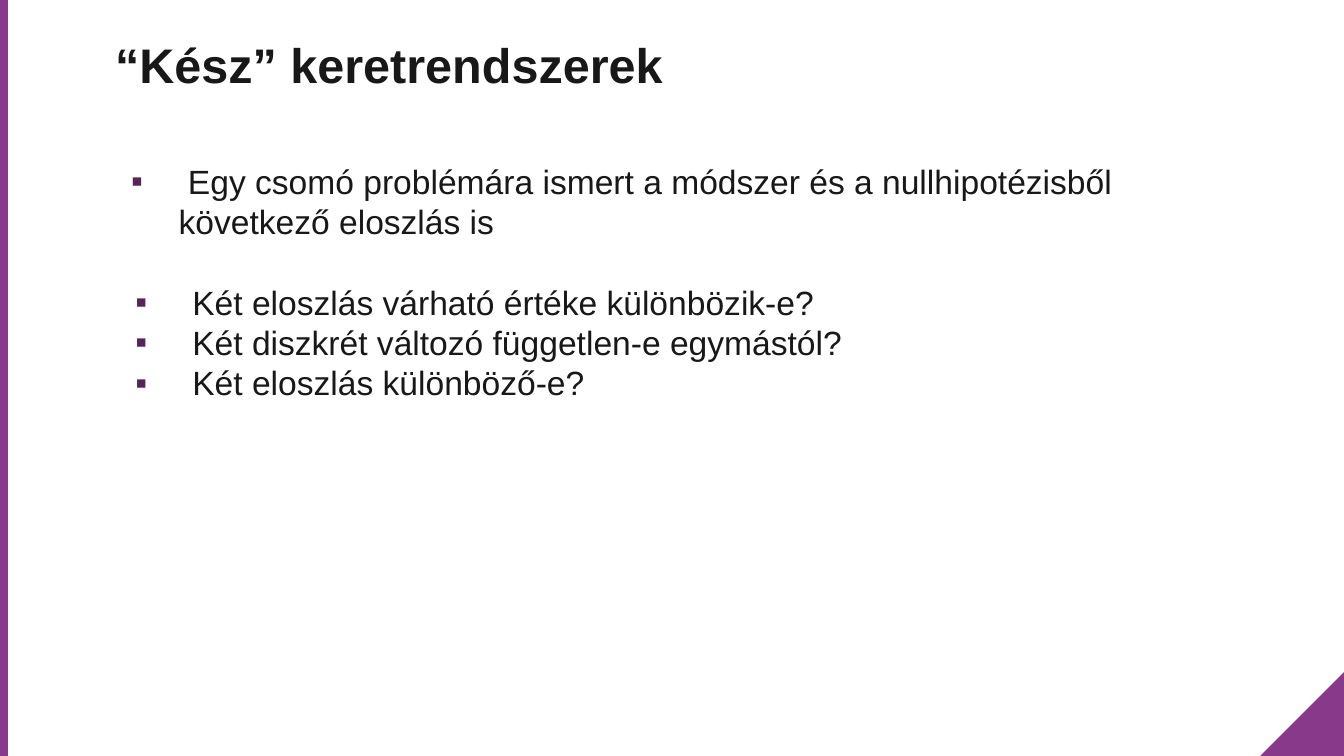
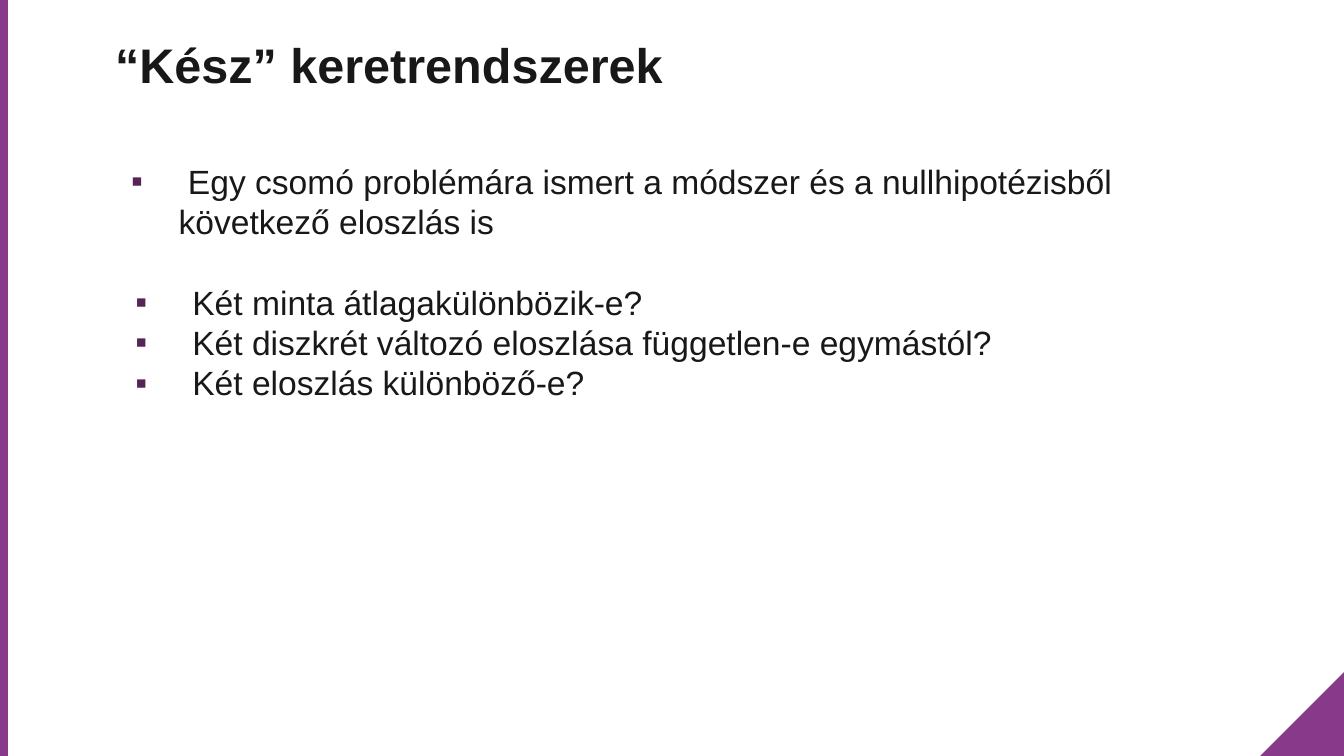
Before and after one commit to rladies/meetup-presentations_budapest, a slide deck: slide 5 of Meetup_2017_10_30/teszteles/ppt/R-Ladies_Statisztikai_teszt_Draft.pptx. Drawn at 1344x756 pixels with LibreOffice and Linux fonts; fonts in the diff are those of the drawing; background and template pictures are left out. Boxes give left, top, right and bottom in pixels: in the first picture for what was removed or moved away, otherwise in the second. Text is boxed around its words. In the diff, an @@ line names an element or a change of style, - is before the commit and + after.

```diff
--- a/Meetup_2017_10_30/teszteles/ppt/R-Ladies_Statisztikai_teszt_Draft.pptx
+++ b/Meetup_2017_10_30/teszteles/ppt/R-Ladies_Statisztikai_teszt_Draft.pptx
@@ text at (192,290,992,361): text changed @@
-▪ Két eloszlás várható értéke különbözik-e?
-▪ Két diszkrét változó független-e egymástól?
+▪ Két minta átlagakülönbözik-e?
+▪ Két diszkrét változó eloszlása független-e egymástól?
```
Also in this commit, not shown: 1 slide added, 3 other files.
